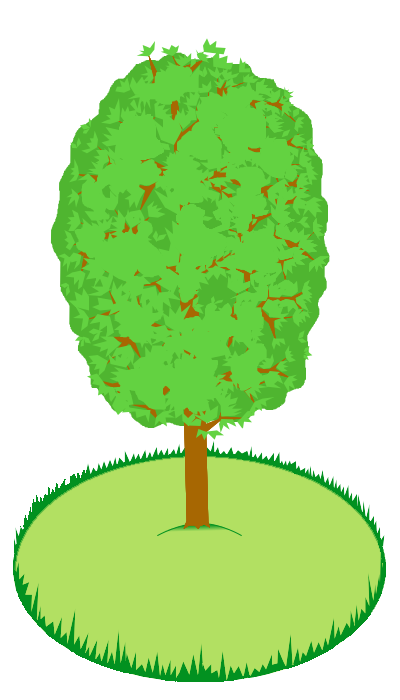
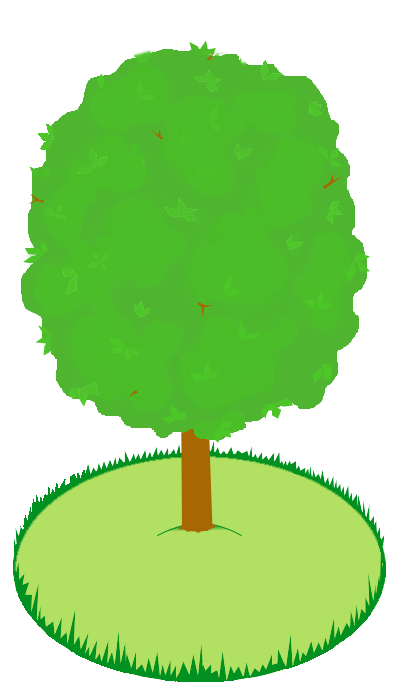
Before/after of a 400 x 700 layered artwork. What changed in the layer stack:
added layer "дерево - 21" in group "Группа слоёв" over (21, 38, 370, 533)
hid "дерево - 20" over (50, 38, 330, 533)
showed "фон" over (21, 38, 370, 533)
